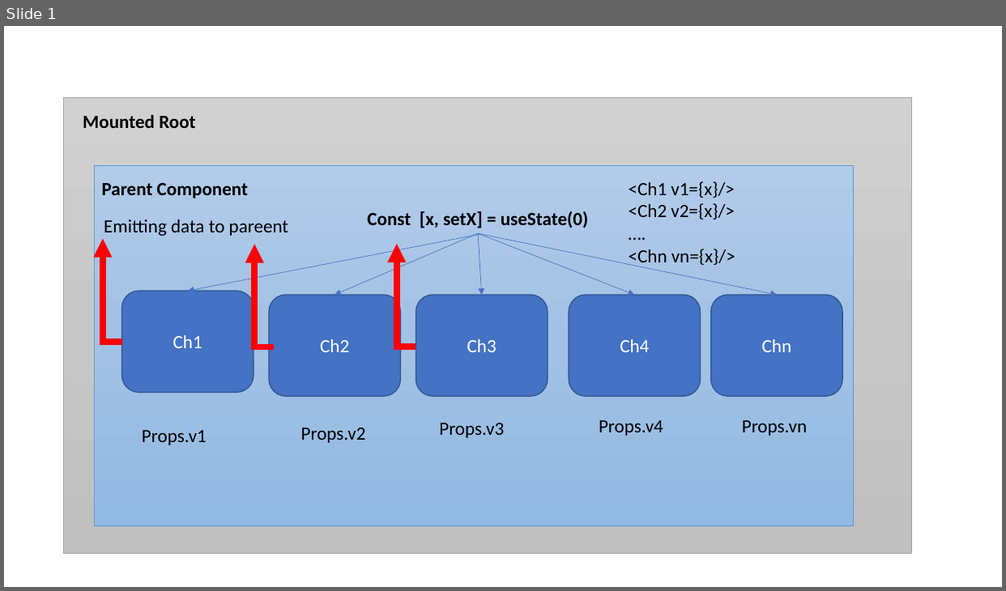
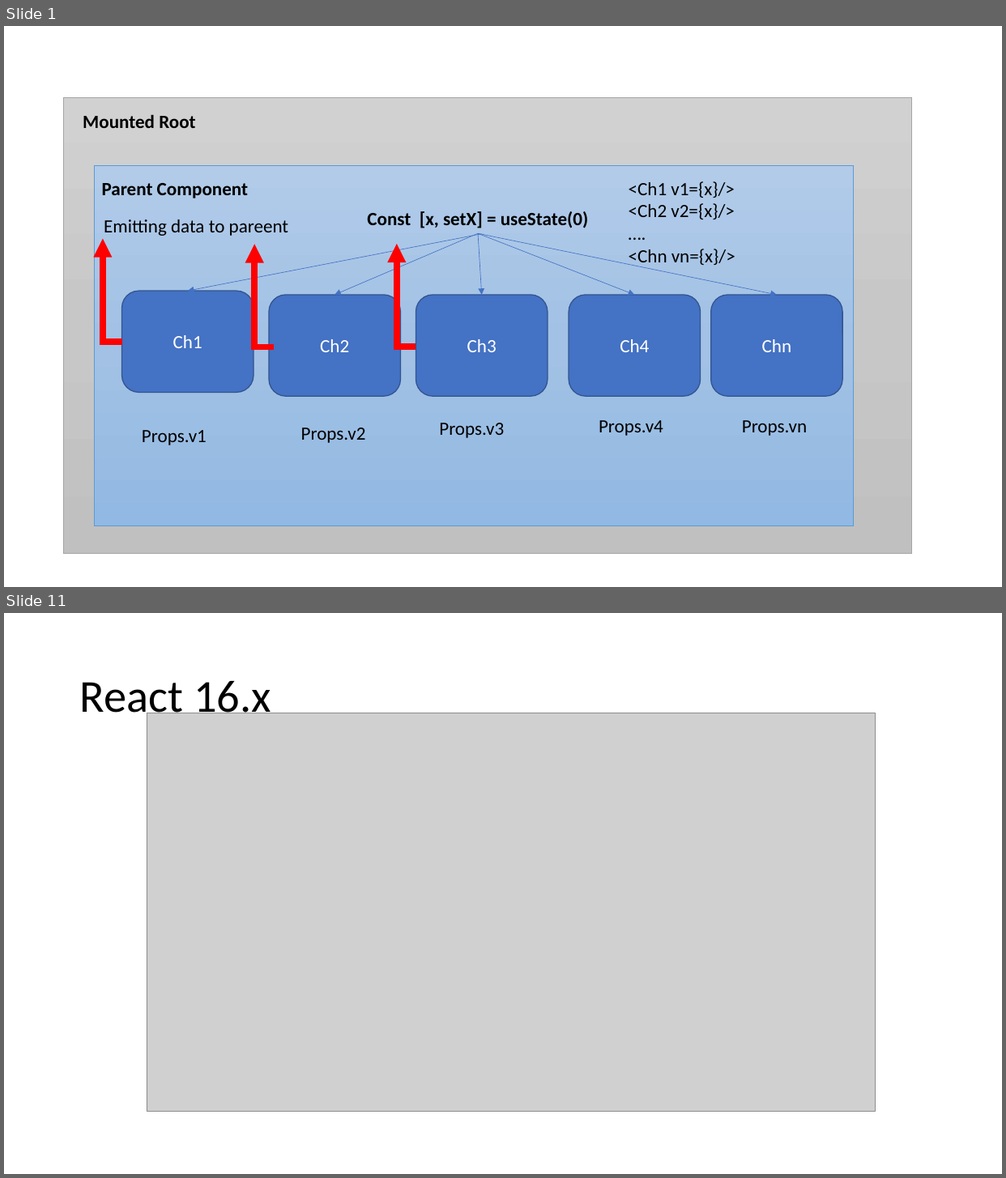
Before and after one commit to maheshsabnis/react-sync-trg, a slide deck: images_ppt.pptx. Shown one above the other, each under a label of ours: slide 1 before the commit, slides 1 and 11 after it; the slides between them are not shown. The pictures are 1006x591 and 1006x1178 pixels, drawn with LibreOffice and Linux fonts; fonts in the diff are those of the drawing; grey boxes stand for pictures. Boxes give left, top, right and bottom in pixels: in the first picture for what was removed or moved away, otherwise in the second. Text is boxed around its words. In the diff, an @@ line names an element or a change of style, - is before the commit and + after.

```diff
--- a/images_ppt.pptx
+++ b/images_ppt.pptx
@@ slide 11 added at (x1=4, y1=613, x2=1002, y2=1174), background #FFFFFF @@
@@ title added at (x1=80, y1=681, x2=271, y2=722), 44 pt, text #000000 @@
+React 16.x
@@ picture added at (x1=147, y1=713, x2=876, y2=1112) @@
```
Also in this commit, not shown: 1 slide changed, 9 other slides added, 6 other files.
